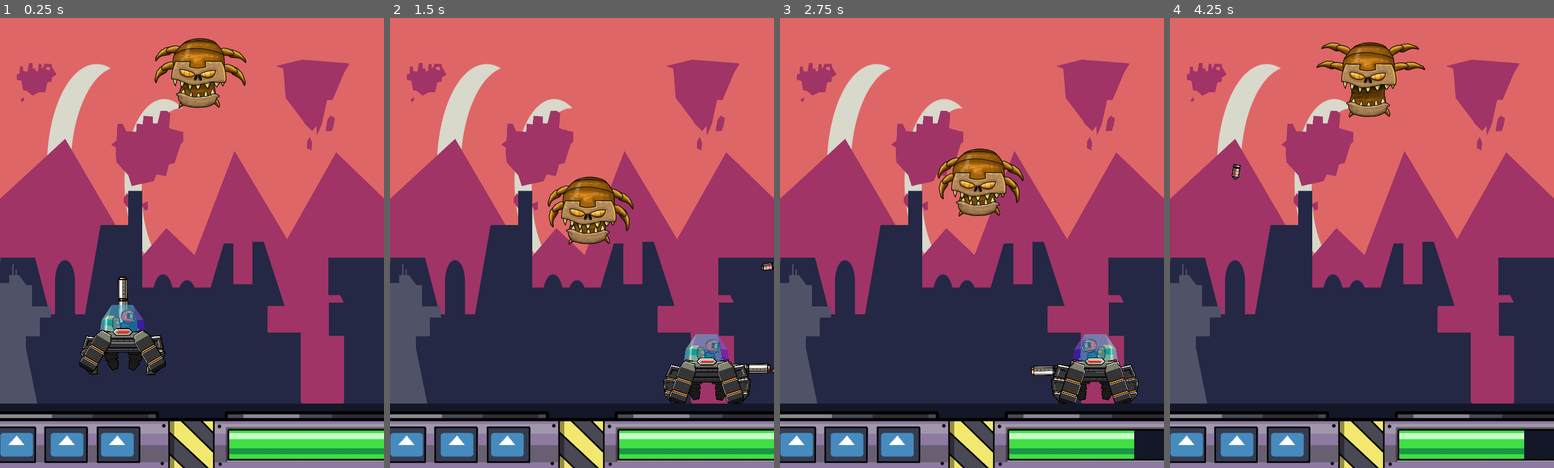
Above: before the commit, frames 1-4 (left to right).
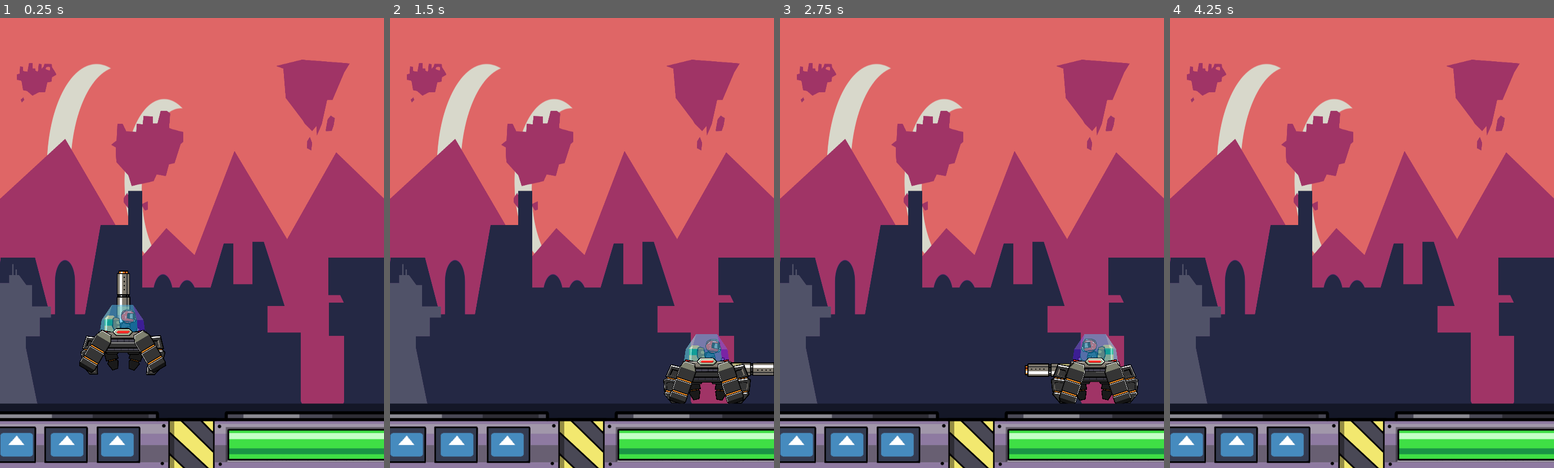
Above: after the commit, the same moments.

Repository: BinaryCocoa/HDF-HD-2021
Game: Godot game, scene res://Node2d/Scene/Scene_test.tscn
Same seed, same stepped clock (60 frames per second), same inputs: the game is played once before the commit and once after it. Before the commit the project has no main scene; this scene is started directly in both runs. The engine's default icon, where the game draws it, is replaced by a stand-in: a white triangle on a blue panel in a dark square.
Inputs (mouse positions are in pixels of both pictures, inside the frame that each line leads up to):
- Up to frame 1 (0.25 s): no input
- Up to frame 2 (1.5 s): move the mouse to (666, 220) at 0.52 s; hold W (Dash) 0.53-1.28 s; hold Right (Right_press) from 0.53 s (still down); click (666, 220) at 0.8 s; move the mouse to (505, 265) at 1.27 s; click (505, 265) at 1.35 s
- Up to frame 3 (2.75 s): tap W (Dash) at 1.55 s; move the mouse to (1010, 144) at 2.02 s; release Right (Right_press) at 2.03 s; hold Left (Left_Press) from 2.03 s (still down); hold W (Dash) from 2.03 s (still down); click (1010, 144) at 2.3 s
- Up to frame 4 (4.25 s): move the mouse to (1342, 333) at 2.77 s; release Left (Left_Press) at 2.78 s; release W (Dash) at 2.78 s; hold Right (Right_press) from 2.78 s (still down); click (1342, 333) at 2.85 s; tap W (Dash) at 3.05 s; move the mouse to (1477, 310) at 3.52 s; hold W (Dash) from 3.53 s (still down); click (1477, 310) at 3.8 s

The runs differ from the first frame. In frame 1, 2.4% of the frame differs, in the area x 30-65%, y 4-69%; in frame 2, 2.4%; in frame 3, 2.8%; in frame 4, 2.9%, in the area x 16-100%, y 5-98%.

Commit message:
Hexopod Defense Force Version .3.2
Reworking Bullet Physics

Diff:
--- a/Hexapod Defense Force HD/Node2d/Actors/Player.tscn
+++ b/Hexapod Defense Force HD/Node2d/Actors/Player.tscn
@@ -48,6 +48,7 @@
 position = Vector2( -2.26318, -14.2483 )
 texture = ExtResource( 3 )
 hframes = 10
+frame = 2
 region_rect = Rect2( 83, 104, 4, 2 )
 
 [node name="CollisionShape2D" type="CollisionShape2D" parent="."]
@@ -62,10 +63,9 @@
 [node name="Dash_timer" type="Timer" parent="."]
 one_shot = true
 
-[node name="Gun_modle" parent="." instance=ExtResource( 1 )]
-position = Vector2( -2.84741, -18.0425 )
+[node name="Player_gun" parent="." instance=ExtResource( 1 )]
+position = Vector2( -2, -18 )
 rotation = -1.5708
-scale = Vector2( 5, 6 )
 
 [node name="BorderArea" type="Area2D" parent="."]
 collision_mask = 0
@@ -75,5 +75,5 @@
 position = Vector2( -3.90567, -11.9613 )
 shape = SubResource( 4 )
 
-[connection signal="pass_speed" from="." to="Gun_modle" method="_on_KinematicBody2D_pass_speed"]
+[connection signal="pass_speed" from="." to="Player_gun" method="_on_Player1_pass_speed"]
 [connection signal="area_entered" from="BorderArea" to="." method="_on_BorderArea_area_entered"]
--- a/Hexapod Defense Force HD/Node2d/Actors/Player_Movement.gd
+++ b/Hexapod Defense Force HD/Node2d/Actors/Player_Movement.gd
@@ -19,7 +19,6 @@
 	cooldownTimer = get_node("Dash_timer")
 	cooldownTimer.start()
 	emit_signal("pass_max_health",max_health)
-	_take_damage(5)
 
 func _physics_process(delta):
 	"""Calls Calcluate Direction, resets speed if direction not heald
@@ -50,15 +49,15 @@
 
 func calculate_Velocity (linear_velocity : Vector2,
 						direction: Vector2,
-						speed : float
+						Mspeed : float
 						) -> Vector2:
 	"""Move the animation and calcluate velocity"""
 	if !Input.is_action_pressed("Dash") :
-		speed = min(speed,max_speed)
-	emit_signal("pass_speed",speed)
+		Mspeed = min(Mspeed,max_speed)
+	emit_signal("pass_speed",Mspeed)
 	var new_velocity := linear_velocity # set velocity to itself
 	new_velocity.y += gravity * get_physics_process_delta_time()
-	new_velocity.x = speed * direction.x # update th x position to a speed times direction
+	new_velocity.x = Mspeed * direction.x # update th x position to a speed times direction
 	#play animation as the thing moves
 	if new_velocity.x > 0: # Walk Right
 		get_child(0).scale.x = 1
--- a/Hexapod Defense Force HD/Node2d/Actors/Player_gun.gd
+++ b/Hexapod Defense Force HD/Node2d/Actors/Player_gun.gd
@@ -1,6 +1,6 @@
 extends Node2D
 
-signal fire_bullet
+signal giveRotation(rotationdegrees)
 
 var bulletID : PackedScene = load("res://Node2d/Objects/Bullet.tscn")
 var spawn_location : Node2D
@@ -11,28 +11,28 @@
 func _ready():
 	"""Sets teh spawn location"""
 	spawn_location = get_node("Spawn_Location")
-	fire_timer = get_node("Fire_timer")
-	fire_timer.start()
+	fire_timer = .1
 
 # Called every frame. 'delta' is the elapsed time since the previous frame.
 func _process(delta):
-	#_rotate_at()
 	_fire_at()
+	emit_signal("giveRotation",get_rotation_degrees())
+	if fire_timer > 0.0:
+		fire_timer -= .1*delta
 
 
 func _fire_at():
 	"""If fired fire at teh positiona dn angle
 	predertermeined by the gun nozzel"""
-	if Input.is_action_pressed("Fire_Button") and fire_timer.time_left == 0.0:
+	if Input.is_action_pressed("Fire_Button") and fire_timer <= 0.0:
+
+		fire_timer =.1
 		var bullet = bulletID.instance()
 		get_tree().get_current_scene().add_child(bullet)
+
 		bullet.transform.origin = to_global(Vector2(spawn_location.position.x, spawn_location.position.y))
-		bullet.rotation = rotation
-		fire_timer.start(.33)
 
-
-
-func _on_KinematicBody2D_pass_speed(Movement_speed):
+func _on_Player1_pass_speed(Movement_speed):
 	"""Move relative to the speed that the player is going"""
 	var currentRoatation = get_rotation_degrees()
 
--- a/Hexapod Defense Force HD/Node2d/Actors/Player_gun.tscn
+++ b/Hexapod Defense Force HD/Node2d/Actors/Player_gun.tscn
@@ -3,7 +3,7 @@
 [ext_resource path="res://Node2d/Actors/Player_gun.gd" type="Script" id=1]
 [ext_resource path="res://Artwork/New Artwork/Hexapodgun.png" type="Texture" id=2]
 
-[node name="Gun_modle" type="Node2D"]
+[node name="Player_gun" type="Node2D"]
 position = Vector2( 200, 205.946 )
 rotation = 0.000776887
 scale = Vector2( 5.5, 8 )
@@ -11,14 +11,10 @@
 script = ExtResource( 1 )
 
 [node name="Sprite" type="Sprite" parent="."]
-position = Vector2( 83.0617, -1.48001 )
-rotation = 1.55719
+position = Vector2( 83.0625, -0.709473 )
+rotation = 1.5708
 scale = Vector2( 0.125531, 0.230947 )
 texture = ExtResource( 2 )
 
 [node name="Spawn_Location" type="Node2D" parent="."]
-position = Vector2( 167.132, -2.82818 )
-
-[node name="Fire_timer" type="Timer" parent="."]
-wait_time = 0.2
-one_shot = true
+position = Vector2( 171.758, -0.711715 )
--- a/Hexapod Defense Force HD/Node2d/Enemies/Drooper.gd
+++ b/Hexapod Defense Force HD/Node2d/Enemies/Drooper.gd
@@ -1,4 +1,6 @@
 extends "res://Node2d/Actors/StateMachine.gd"
+
+signal OnAlive()
 
 var buggers:PackedScene = preload("res://Node2d/Enemies/Bugger.tscn")
 export var Timervariation = 0
@@ -7,7 +9,7 @@
 var bugTimer
 var movement_timer = 1
 var movement_array_position = 0
-export var stateList = []
+export var stateList = [[5,.1]]
 var swipe_power = 3
 var ActorClass
 
@@ -24,9 +26,27 @@
 	add_state("Swipe_L",3)
 	add_state("Swipe_R",4)
 	add_state("Idle",5)
+
+	if get_tree().get_current_scene().get_node("Dropper Spawner"):
+		var DropperSpawner = get_tree().get_current_scene().get_node("Dropper Spawner")
+		DropperSpawner.connect("SendStateList",self,"_on_Dropper_Spawner_SendStateList")
+	else:
+		stateList.append([5,10])
+
 	set_state(stateList[movement_array_position][0])
 	movement_timer = stateList[movement_array_position][1]
 
+func _on_Dropper_Spawner_SendStateList(State, Time):
+	var i = 0
+	if State.size() == stateList.size():
+		pass
+	else:
+		for item in State:
+			if i == 0:
+				stateList[0] = [State[i],Time[i]]
+				i += 1
+			else:
+				stateList.append([State[i],Time[i]])
 
 func dropBug():
 	bugchild = buggers.instance()
@@ -91,14 +111,17 @@
 					stateList[movement_array_position][0])
 
 func _exit_state(old_state, new_state):
-
+	print(movement_array_position)
 	if movement_array_position+1 == stateList.size():
 		movement_array_position = 0
 	else:
 		movement_array_position += 1
 
-	set_state(stateList[movement_array_position][0])
+	Current_state = stateList[movement_array_position][0]
+	print(Current_state)
 	movement_timer = stateList[movement_array_position][1]
+	#set_state(stateList[movement_array_position][0])
+	#movement_timer = stateList[movement_array_position][1]
 
 
 
--- a/Hexapod Defense Force HD/Node2d/Hud/HUD.gd
+++ b/Hexapod Defense Force HD/Node2d/Hud/HUD.gd
@@ -9,16 +9,12 @@
 # Called when the node enters the scene tree for the first time.
 func _ready():
 	var globalNode = get_tree().get_current_scene().get_node("GlobalNode")
-	globalNode.connect("FinalSendMaxHealth",self,"_set_max_health")
-	globalNode.connect("FinalSendCurHealth",self,"_set_cur_health")
+	if get_tree().get_current_scene().get_node("Player1"):
+		globalNode.connect("FinalSendMaxHealth",self,"_set_max_health")
+		globalNode.connect("FinalSendCurHealth",self,"_set_cur_health")
 
 func _set_max_health(MaxHealth):
 	healthbar_node.max_value = MaxHealth
 
 func _set_cur_health(CurHealth):
 	healthbar_node.value = CurHealth
-
-
-# Called every frame. 'delta' is the elapsed time since the previous frame.
-func _process(delta):
-	pass
--- a/Hexapod Defense Force HD/Node2d/Objects/Bullet.gd
+++ b/Hexapod Defense Force HD/Node2d/Objects/Bullet.gd
@@ -1,38 +1,54 @@
-extends Node2D
-
-signal hit(damage)
+extends Area2D
 
 
 onready var bulletSprite = get_node("Sprite")
-var gunRotation
-var bulletspeed
-var fallspeed
-var bulletTimer = 12.00
+var bulletSpeed = 50
+var bulletTimer = 1.00
+var gunRotation = 0
+var speed = Vector2()
+var direction = 0
+
+var it = 0
 # Called when the node enters the scene tree for the first time.
 func _ready():
-	"""Set bullet speed and time"""
-	bulletspeed = 800
-	fallspeed = 0
+	yield(get_tree().create_timer(.01),"timeout")
+	if get_tree().get_current_scene().get_node("Player1").get_node("Player_gun"):
+		var player_gun = get_tree().get_current_scene().get_node("Player1").get_node("Player_gun")
+		player_gun.connect("giveRotation",self,"Setup")
+
+	yield(get_tree().create_timer(.01),"timeout")
+	speed = Vector2(abs(cos(gunRotation))*direction*bulletSpeed, abs(sin(gunRotation))*-bulletSpeed)
 
 # Called every frame. 'delta' is the elapsed time since the previous frame.
 func _process(delta):
 	"""move bullet relativly forward, and slowly decreese direct speed"""
-	bulletTimer = bulletTimer - delta
-	if bulletTimer < 0:
+	speed.y += (gravity)*delta
+	position += speed
+
+	if it != 10:
+		it +=1
+		print("\nSpeed X Value " + str(speed.x)
+		+ "\nSpeed Y Value " + str(speed.y)+ "\n"
+		+ "Gun Rotation " + str(gunRotation) + "\n"
+		+ "Direction " + str(direction) + "\n"
+		+ "Mod sign of gunRotation " + str(abs(gunRotation)*direction) + '\n')
+
+	if bulletTimer >0:
+		bulletTimer -= 1*delta
+	else:
+		it = 0
 		destroy_self()
 
-	move_local_x(1*bulletspeed*delta)
-	if bulletspeed > 50 and fallspeed < bulletspeed:
-		bulletspeed -= 1
-		fallspeed += .1
 
-	var positionChange = Vector2(get_position().x,get_position().y + fallspeed)
-	set_position(positionChange)
-	set_rotation(get_rotation()+delta)
-
-func _on_Area2D_area_entered(area):
-	"""If the bullet hits something Destroy it"""
+func _on_Bullet_Node_area_entered(area):
 	destroy_self()
 
 func destroy_self():
 	queue_free()
+
+func Setup(GunRotation):
+	if GunRotation < -90:
+		direction = -1
+	elif GunRotation >= -90:
+		direction = 1
+	gunRotation = GunRotation
--- a/Hexapod Defense Force HD/Node2d/Objects/Bullet.tscn
+++ b/Hexapod Defense Force HD/Node2d/Objects/Bullet.tscn
@@ -4,29 +4,24 @@
 [ext_resource path="res://Artwork/New Artwork/NewBullet Artwork.png" type="Texture" id=2]
 
 [sub_resource type="CapsuleShape2D" id=1]
-radius = 1.37331
-height = 1.60917
+radius = 42.7473
+height = 62.9385
 
-[node name="Bullet" type="Node2D"]
-rotation = -1.5708
-scale = Vector2( 10, 8 )
-z_index = -4
+[node name="Bullet" type="Area2D"]
+position = Vector2( -0.629944, 0 )
+scale = Vector2( 0.5, 0.5 )
+collision_layer = 0
+collision_mask = 0
 script = ExtResource( 1 )
 
 [node name="Sprite" type="Sprite" parent="."]
-rotation = -1.5708
-scale = Vector2( 0.03, 0.03 )
+position = Vector2( 73, 0 )
+rotation = 1.5708
 texture = ExtResource( 2 )
 
-[node name="Area2D" type="Area2D" parent="." groups=[
-"Bullets",
-]]
-rotation = -1.56487
-collision_layer = 8
-collision_mask = 7
-
-[node name="CollisionShape2D" type="CollisionShape2D" parent="Area2D"]
-position = Vector2( -0.0590582, 0.118118 )
+[node name="CollisionShape2D" type="CollisionShape2D" parent="."]
+position = Vector2( 73, 0 )
+rotation = 1.5708
 shape = SubResource( 1 )
 
-[connection signal="area_entered" from="Area2D" to="." method="_on_Area2D_area_entered"]
+[connection signal="area_entered" from="." to="." method="_on_Bullet_Node_area_entered"]
--- /dev/null
+++ b/Hexapod Defense Force HD/Node2d/Objects/DropperSpawnerNode.gd
@@ -0,0 +1,58 @@
+extends Node2D
+
+signal SendStateList(State,Time)
+# Declare member variables here. Examples:
+# var a = 2
+# var b = "text"
+var droppers:PackedScene = preload("res://Node2d/Enemies/Drooper.tscn")
+var incrementor = 0
+var WavesDict = {
+	"DropperTransform": Vector2(),
+	"Amount": -1,
+	"dropperStateList": ['x'][-1],
+	"dropperTimeList": [-1,-1],
+	"Timer": -1,
+	"Wavename": ""
+}
+
+var ListofWaves = []
+
+# Called when the node enters the scene tree for the first time.
+func _ready():
+	WavesDict = {
+		"DropperTransform": Vector2(800,100),
+		"Amount": 1,
+		"dropperStateList": [5,1,5,2,5],
+		"dropperTimeList": [1,1,1,1,1],
+		"Timer": 10,
+		"maxTimer": 10,
+		"Wavename": "Wave 1"
+		}
+
+	ListofWaves.append(WavesDict)
+
+
+# Called every frame. 'delta' is the elapsed time since the previous frame.
+func _process(delta):
+	countdown(delta)
+
+
+func countdown(delta):
+	ListofWaves[incrementor]["Timer"] = ListofWaves[incrementor]["Timer"] - delta
+
+	if ListofWaves[incrementor]["Timer"] < 0:
+		spawn_Dropper()
+		ListofWaves[incrementor]["Timer"] = ListofWaves[incrementor]["maxTimer"]
+
+
+func spawn_Dropper():
+	var DropperChild = droppers.instance()
+	emit_signal("SendStateList",ListofWaves[incrementor]["dropperStateList"], ListofWaves[incrementor]["dropperTimeList"])
+	get_tree().current_scene.add_child(DropperChild)
+	emit_signal("SendStateList",ListofWaves[incrementor]["dropperStateList"], ListofWaves[incrementor]["dropperTimeList"])
+	DropperChild.transform.origin = to_global(Vector2(ListofWaves[incrementor]["DropperTransform"].x, ListofWaves[incrementor]["DropperTransform"].y ))
+	ListofWaves[incrementor]["Amount"] = ListofWaves[incrementor]["Amount"] -1
+	emit_signal("SendStateList",ListofWaves[incrementor]["dropperStateList"], ListofWaves[incrementor]["dropperTimeList"])
+
+	if ListofWaves.size() + 1 == incrementor:
+		incrementor+=1
--- a/Hexapod Defense Force HD/Node2d/Objects/DropperSpawnerNode.tscn
+++ b/Hexapod Defense Force HD/Node2d/Objects/DropperSpawnerNode.tscn
@@ -1,3 +1,6 @@
-[gd_scene format=2]
+[gd_scene load_steps=2 format=2]
+
+[ext_resource path="res://Node2d/Objects/DropperSpawnerNode.gd" type="Script" id=1]
 
 [node name="Dropper Spawner" type="Node2D"]
+script = ExtResource( 1 )
--- a/Hexapod Defense Force HD/Node2d/Objects/GlonalNode.gd
+++ b/Hexapod Defense Force HD/Node2d/Objects/GlonalNode.gd
@@ -2,6 +2,7 @@
 
 signal FinalSendMaxHealth(Maxhealth)
 signal FinalSendCurHealth(CurrentHealth)
+signal FinalSendStateMachine(time,power)
 # Declare member variables here. Examples:
 # var a = 2
 # var b = "text"
@@ -14,13 +15,12 @@
 		var player = get_tree().get_current_scene().get_node("Player1")
 		player.connect("pass_cur_health",self,"_on_Player1_pass_health")
 		player.connect("pass_max_health",self,"_on_Player1_pass_max_health")
-	pass # Replace with function body.
-
+	if get_tree().get_current_scene().get_node("Dropper Spawner"):
+		var DropperSpawner = get_tree().get_current_scene().get_node("Dropper Spawner")
+		DropperSpawner.connect("SendStateList",self,"_on_Dropper_Spawner_SendStateList")
 
 func _on_Player1_pass_position(Self_position):
 	Player_position = Self_position
-
-
 
 func _on_Player1_pass_max_health(maxHealth):
 	emit_signal("FinalSendMaxHealth",maxHealth)
@@ -29,3 +29,10 @@
 func _on_Player1_pass_health(Curhealth):
 	emit_signal("FinalSendCurHealth",Curhealth)
 	pass # Replace with function body.
+
+
+func _on_Dropper_Spawner_SendStateList(State, Time):
+	emit_signal("FinalSendStateMachine",State,Time)
+
+func isAlive():
+	print("drooper spawned")
--- a/Hexapod Defense Force HD/Node2d/Scene/Scene_test.tscn
+++ b/Hexapod Defense Force HD/Node2d/Scene/Scene_test.tscn
@@ -1,7 +1,6 @@
-[gd_scene load_steps=6 format=2]
+[gd_scene load_steps=5 format=2]
 
 [ext_resource path="res://Node2d/Actors/Player.tscn" type="PackedScene" id=1]
-[ext_resource path="res://Node2d/Enemies/Drooper.tscn" type="PackedScene" id=2]
 [ext_resource path="res://Node2d/Objects/GlobalNode.tscn" type="PackedScene" id=3]
 [ext_resource path="res://Node2d/Hud/BackgroundHud.tscn" type="PackedScene" id=4]
 [ext_resource path="res://Node2d/Objects/GroundObject.tscn" type="PackedScene" id=5]
@@ -11,10 +10,6 @@
 [node name="BackgroundHud" parent="." instance=ExtResource( 4 )]
 position = Vector2( -3.77548, 0 )
 
-[node name="Drooper" parent="." instance=ExtResource( 2 )]
-position = Vector2( 535.378, 81.5504 )
-stateList = [ [ 1, 2 ], [ 2, 2 ] ]
-
 [node name="GlobalNode" parent="." instance=ExtResource( 3 )]
 
 [node name="Player1" parent="." instance=ExtResource( 1 )]
@@ -23,6 +18,5 @@
 [node name="GroundObject" parent="." instance=ExtResource( 5 )]
 position = Vector2( 1929.45, 652.089 )
 
-[connection signal="pass_position" from="Player1" to="GlobalNode" method="_on_Player1_pass_position"]
-
 [editable path="GlobalNode"]
+[editable path="Player1"]
--- a/Hexapod Defense Force HD/project.godot
+++ b/Hexapod Defense Force HD/project.godot
@@ -21,6 +21,7 @@
 [application]
 
 config/name="Hexapod Defense Force HD"
+run/main_scene="res://Node2d/Scene/Scene_test.tscn"
 config/icon="res://icon.png"
 
 [autoload]
Binary file added: Hexapod Defense Force HD/Artwork/New Artwork/ground bug attack/attack1.png
Not shown, added: Hexapod Defense Force HD/Artwork/New Artwork/ground bug attack/attack1.png.import
Binary file added: Hexapod Defense Force HD/Artwork/New Artwork/ground bug attack/attack2.png
Not shown, added: Hexapod Defense Force HD/Artwork/New Artwork/ground bug attack/attack2.png.import
Binary file added: Hexapod Defense Force HD/Artwork/New Artwork/ground bug attack/attack3.png
Not shown, added: Hexapod Defense Force HD/Artwork/New Artwork/ground bug attack/attack3.png.import
Binary file added: Hexapod Defense Force HD/Artwork/New Artwork/ground bug attack/dead.png
Not shown, added: Hexapod Defense Force HD/Artwork/New Artwork/ground bug attack/dead.png.import
Binary file added: Hexapod Defense Force HD/Artwork/New Artwork/ground bug attack/pod.png
Not shown, added: Hexapod Defense Force HD/Artwork/New Artwork/ground bug attack/pod.png.import
